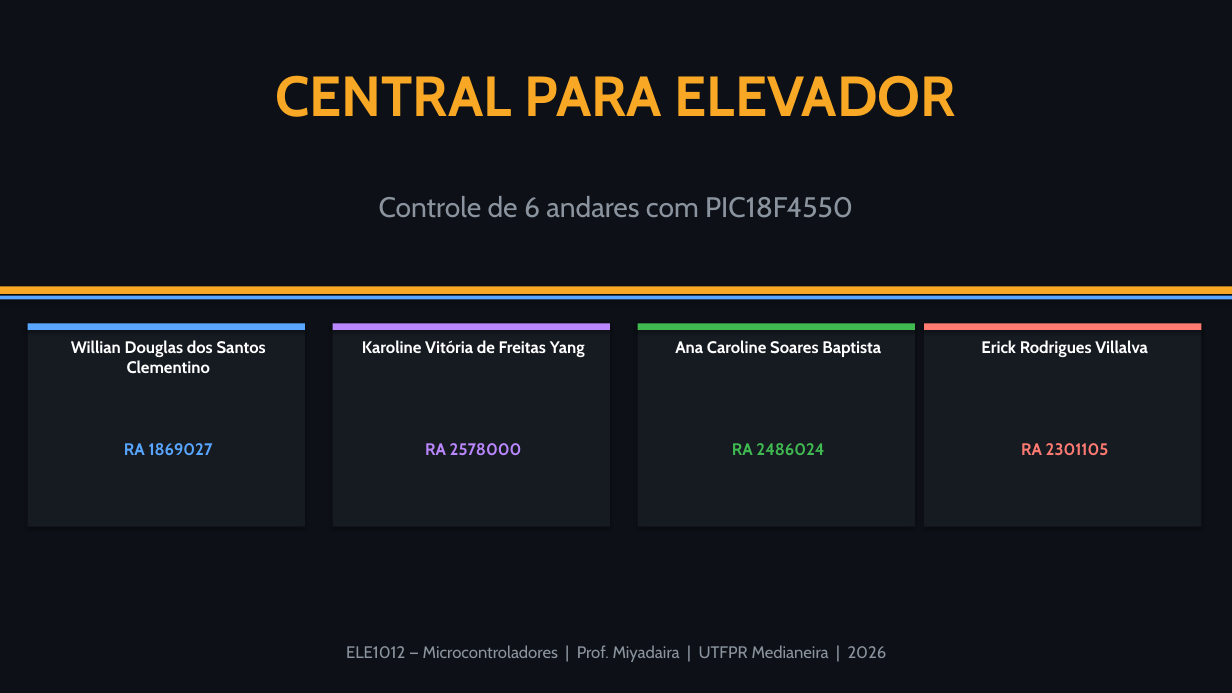
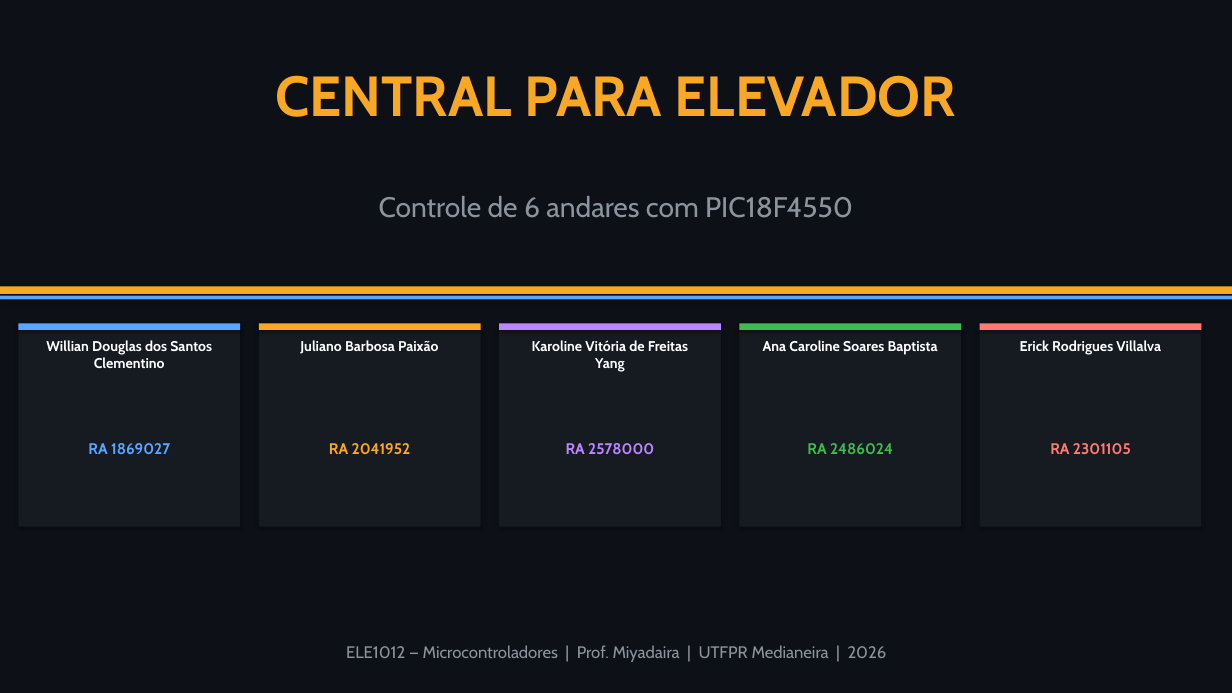
Before and after one commit to Eng-Willian-DS/elevador-pic18, a slide deck: slide 1 of Central_Elevador.pptx. Drawn at 1232x693 pixels with LibreOffice and Linux fonts; fonts in the diff are those of the drawing. Boxes give left, top, right and bottom in pixels: in the first picture for what was removed or moved away, otherwise in the second. Text is boxed around its words. In the diff, an @@ line names an element or a change of style, - is before the commit and + after.

```diff
--- a/Central_Elevador.pptx
+++ b/Central_Elevador.pptx
@@ rectangle: place and size @@
-rectangle at [28,323,305,527]
+rectangle at [18,323,240,527]
@@ rectangle: place and size @@
-rectangle at [28,323,305,330]
+rectangle at [18,323,240,330]
@@ rectangle: place and size @@
-rectangle at [333,323,610,527]
+rectangle at [259,323,481,527]
@@ rectangle: place and size @@
-rectangle at [333,323,610,330]
+rectangle at [259,323,481,330]
@@ rectangle at [259,323,481,330]: fill #BB87FF to #F9A825 @@
@@ rectangle: place and size @@
-rectangle at [638,323,915,527]
+rectangle at [499,323,721,527]
@@ rectangle: place and size @@
-rectangle at [638,323,915,330]
+rectangle at [499,323,721,330]
@@ rectangle at [499,323,721,330]: fill #3FB950 to #BB87FF @@
@@ rectangle: place and size @@
-rectangle at [924,323,1202,527]
+rectangle at [739,323,961,527]
@@ rectangle added at [739,323,961,330], fill #3FB950 @@
@@ rectangle: place and size @@
-rectangle at [924,323,1202,330]
+rectangle at [980,323,1202,330]
@@ rectangle added at [980,323,1202,527], fill #161B22 @@
@@ text "Willian Douglas dos Santos Clementino": place and size @@
-text "Willian Douglas dos Santos Clementino" at [71,340,266,373]
+text "Willian Douglas dos Santos Clementino" at [46,340,212,368]
@@ text added at [300,340,439,354], 11 pt, text #FFFFFF, bold @@
+Juliano Barbosa Paixão
@@ size 13 to 11 pt in 4 elements at [46,340,212,368], [1020,340,1161,355], [763,340,938,355], [532,340,688,372] @@
@@ text "Karoline Vitória de Freitas Yang": place and size @@
-text "Karoline Vitória de Freitas Yang" at [362,340,585,357]
+text "Karoline Vitória de Freitas Yang" at [532,340,688,372]
@@ text "Ana Caroline Soares Baptista": place and size @@
-text "Ana Caroline Soares Baptista" at [675,340,881,357]
+text "Ana Caroline Soares Baptista" at [763,340,938,355]
@@ text "Erick Rodrigues Villalva": place and size @@
-text "Erick Rodrigues Villalva" at [981,340,1148,357]
+text "Erick Rodrigues Villalva" at [1020,340,1161,355]
@@ text "RA 1869027": place and size @@
-text "RA 1869027" at [124,443,213,456]
+text "RA 1869027" at [88,443,170,454]
@@ text at [329,443,411,454]: text changed; size 13 to 12 pt; text colour #BB87FF to #F9A825 @@
-RA 2578000
+RA 2041952
@@ text added at [566,443,654,454], 12 pt, text #BB87FF, bold @@
+RA 2578000
@@ size 13 to 12 pt in 3 elements at [88,443,170,454], [1050,443,1131,454], [807,443,893,454] @@
@@ text "RA 2486024": place and size @@
-text "RA 2486024" at [732,443,824,455]
+text "RA 2486024" at [807,443,893,454]
@@ text "RA 2301105": place and size @@
-text "RA 2301105" at [1021,443,1109,456]
+text "RA 2301105" at [1050,443,1131,454]
```
Also in this commit, not shown: 14 other slides changed, 2 other files.
